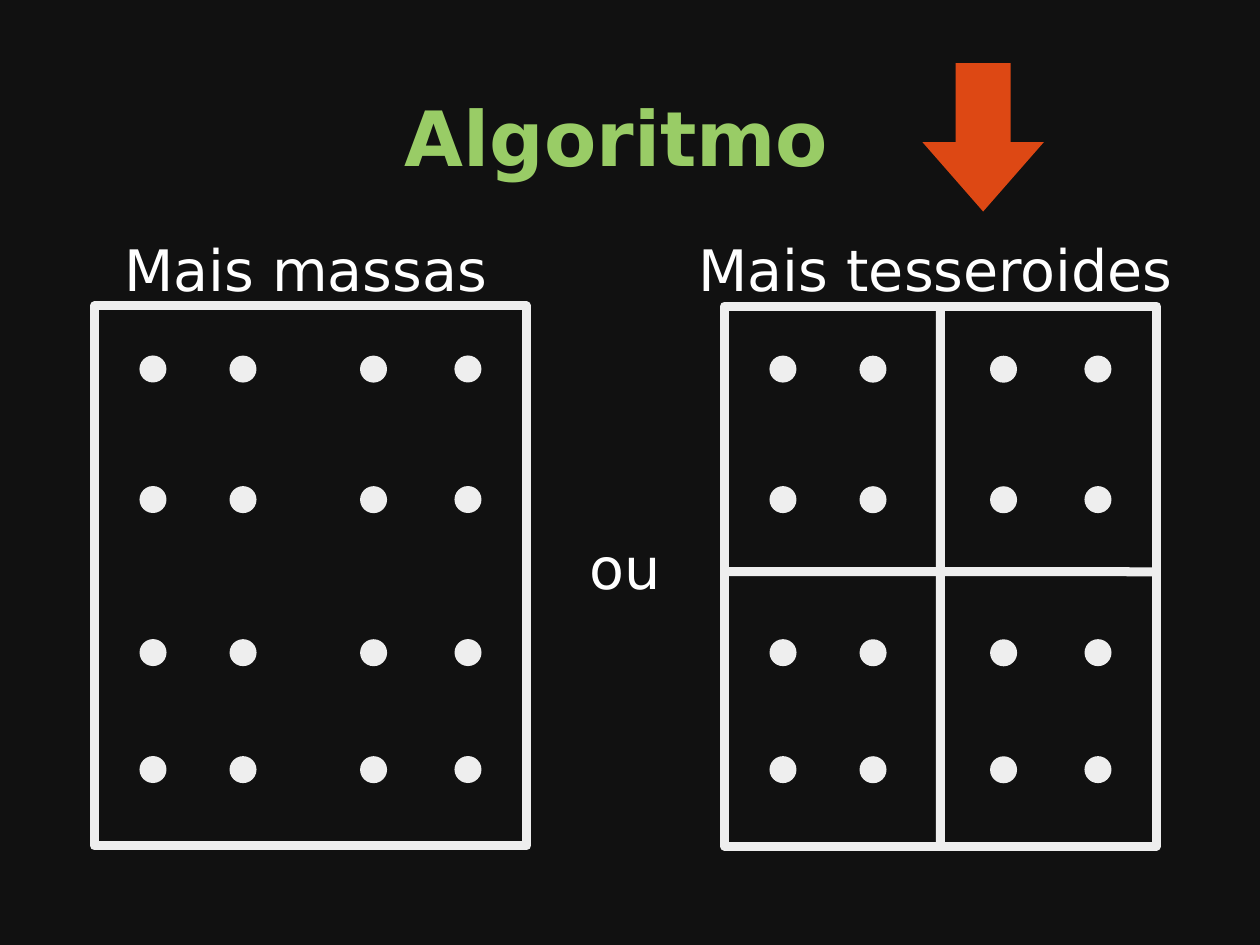
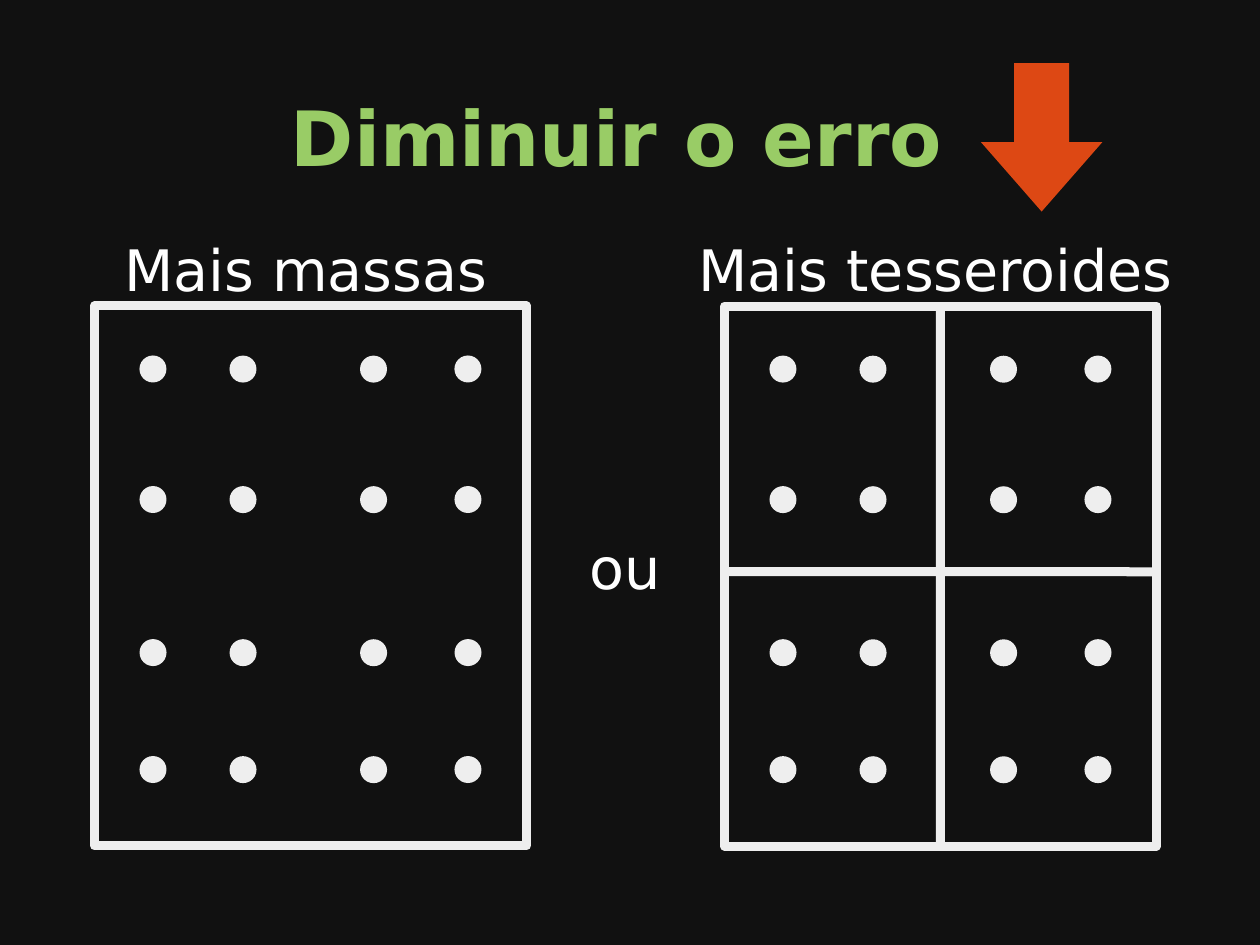
Before and after one commit to leouieda/seminario-on-2014, a slide deck: slide 14 of slides.odp. Drawn at 1260x945 pixels with LibreOffice and Linux fonts; fonts in the diff are those of the drawing. Boxes give left, top, right and bottom in pixels: in the first picture for what was removed or moved away, otherwise in the second. Text is boxed around its words. In the diff, an @@ line names an element or a change of style, - is before the commit and + after.

```diff
--- a/slides.odp
+++ b/slides.odp
@@ left arrow: place and size @@
-left arrow at [923, 63, 1044, 212]
+left arrow at [981, 63, 1102, 212]
@@ title at [291, 108, 942, 167]: text changed @@
-Algoritmo
+Diminuir o erro
```
Also in this commit, not shown: 17 other slides changed, 14 slides added, 4 slides removed, 2 other files.
